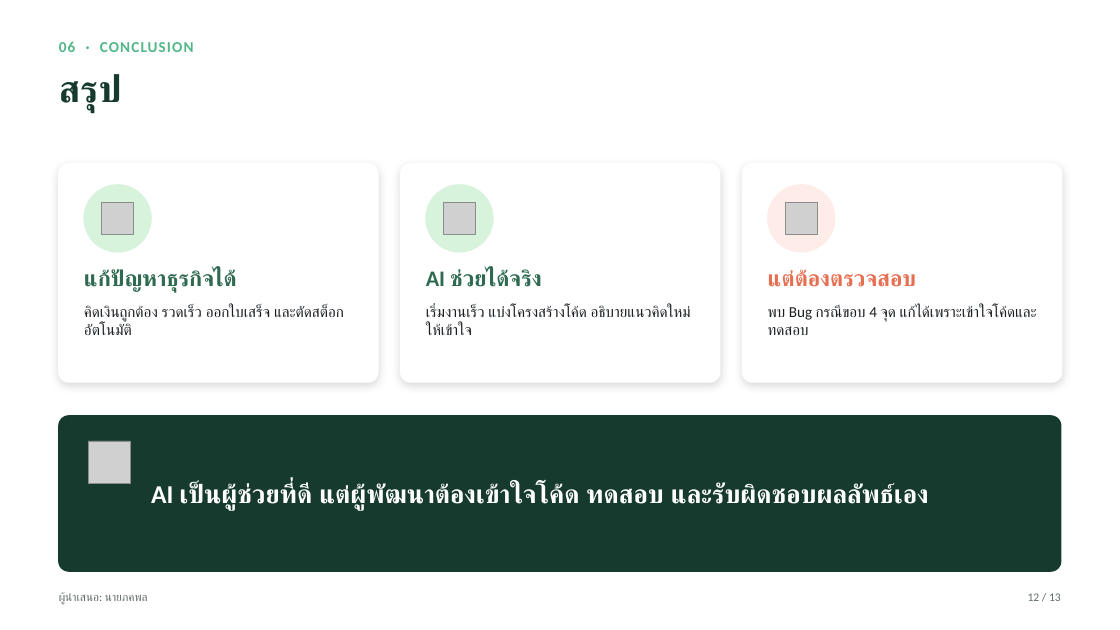
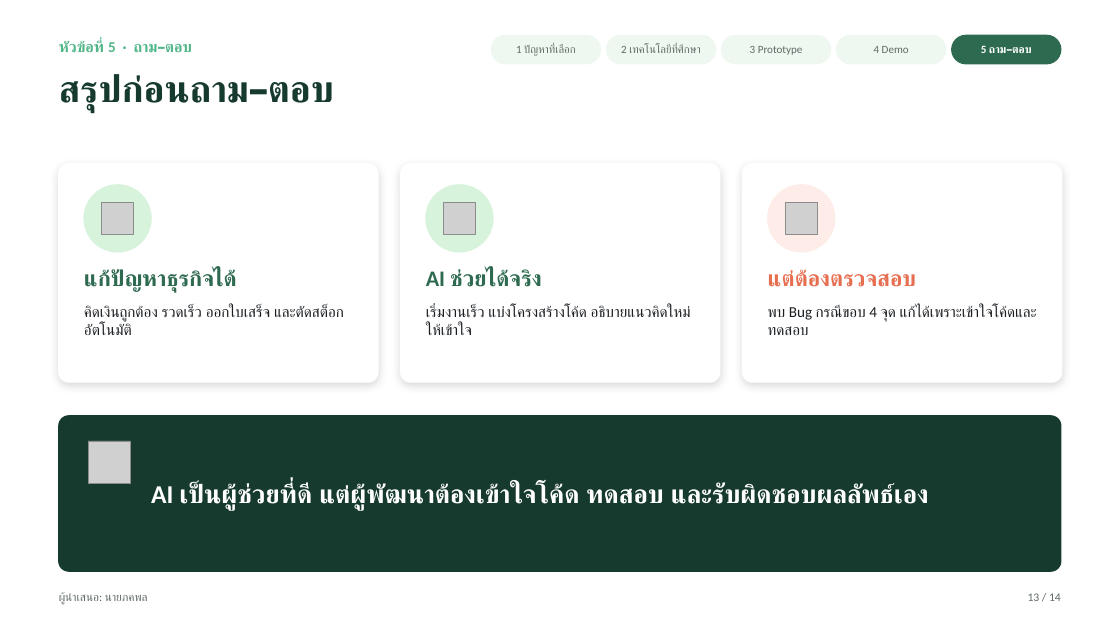
Before and after one commit to wittayaaasei-eng/thawirot-pos, a slide deck: slide 13 of ใบงานที่8_สไลด์นำเสนอ.pptx (slide 12 before the commit). Drawn at 1120x630 pixels with LibreOffice and Linux fonts; fonts in the diff are those of the drawing; grey boxes stand for pictures. Boxes give left, top, right and bottom in pixels: in the first picture for what was removed or moved away, otherwise in the second. Text is boxed around its words. In the diff, an @@ line names an element or a change of style, - is before the commit and + after.

```diff
--- a/ใบงานที่8_สไลด์นำเสนอ.pptx
+++ b/ใบงานที่8_สไลด์นำเสนอ.pptx
@@ text removed at (x1=59, y1=41, x2=194, y2=52) @@
-06 · CONCLUSION
@@ text added at (x1=59, y1=40, x2=192, y2=52), 13 pt, text #52B788, bold @@
+หัวข้อที่ 5 · ถาม–ตอบ
@@ rounded rectangle added at (x1=492, y1=35, x2=601, y2=64), fill #EEF8F0, outline #EEF8F0 1 pt @@
@@ text added at (x1=516, y1=45, x2=575, y2=56), 9.5 pt, text #5F6B66 @@
+1 ปัญหาที่เลือก
@@ rounded rectangle added at (x1=607, y1=35, x2=716, y2=64), fill #EEF8F0, outline #EEF8F0 1 pt @@
@@ text added at (x1=621, y1=45, x2=701, y2=53), 9.5 pt, text #5F6B66 @@
+2 เทคโนโลยีที่ศึกษา
@@ rounded rectangle added at (x1=722, y1=35, x2=831, y2=64), fill #EEF8F0, outline #EEF8F0 1 pt @@
@@ text added at (x1=750, y1=46, x2=803, y2=55), 9.5 pt, text #5F6B66 @@
+3 Prototype
@@ rounded rectangle added at (x1=837, y1=35, x2=946, y2=64), fill #EEF8F0, outline #EEF8F0 1 pt @@
@@ text added at (x1=874, y1=46, x2=909, y2=53), 9.5 pt, text #5F6B66 @@
+4 Demo
@@ rounded rectangle added at (x1=952, y1=35, x2=1061, y2=64), fill #2D6A4F, outline #2D6A4F 1 pt @@
@@ text added at (x1=981, y1=46, x2=1032, y2=53), 9.5 pt, text #FFFFFF, bold @@
+5 ถาม–ตอบ
@@ text at (x1=59, y1=74, x2=334, y2=113): text changed @@
-สรุป
+สรุปก่อนถาม–ตอบ
@@ text at (x1=1028, y1=593, x2=1061, y2=601): text changed @@
-12 / 13
+13 / 14
```
Also in this commit, not shown: 12 other slides changed, 1 slide added.
